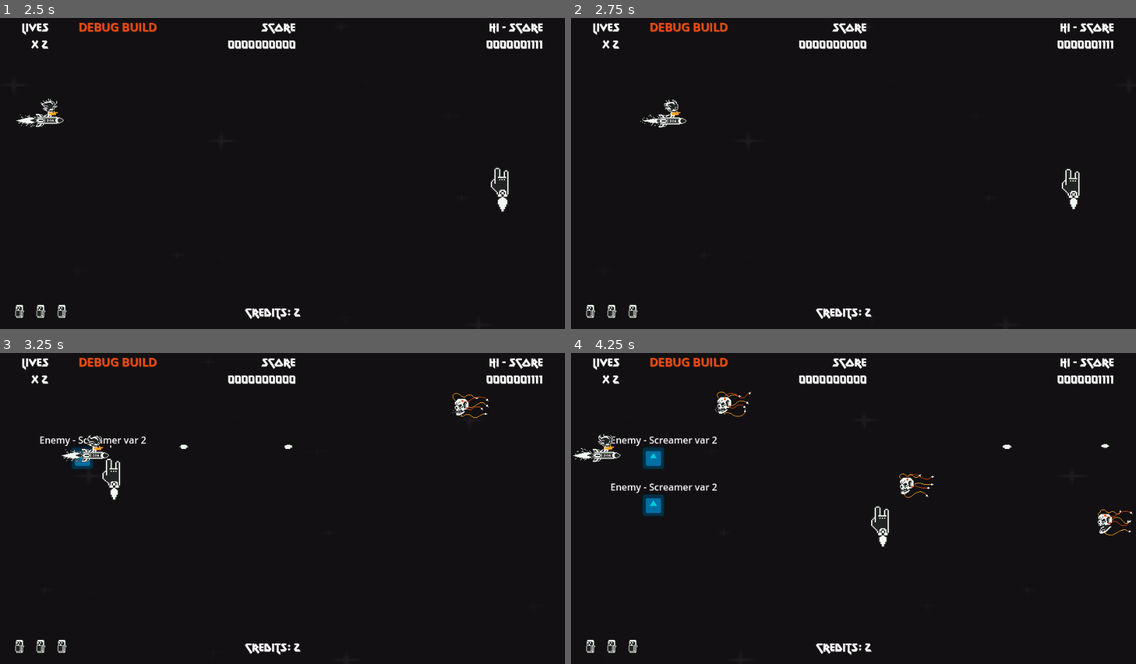
Above: before the commit, frames 1-4 (two rows, left to right).
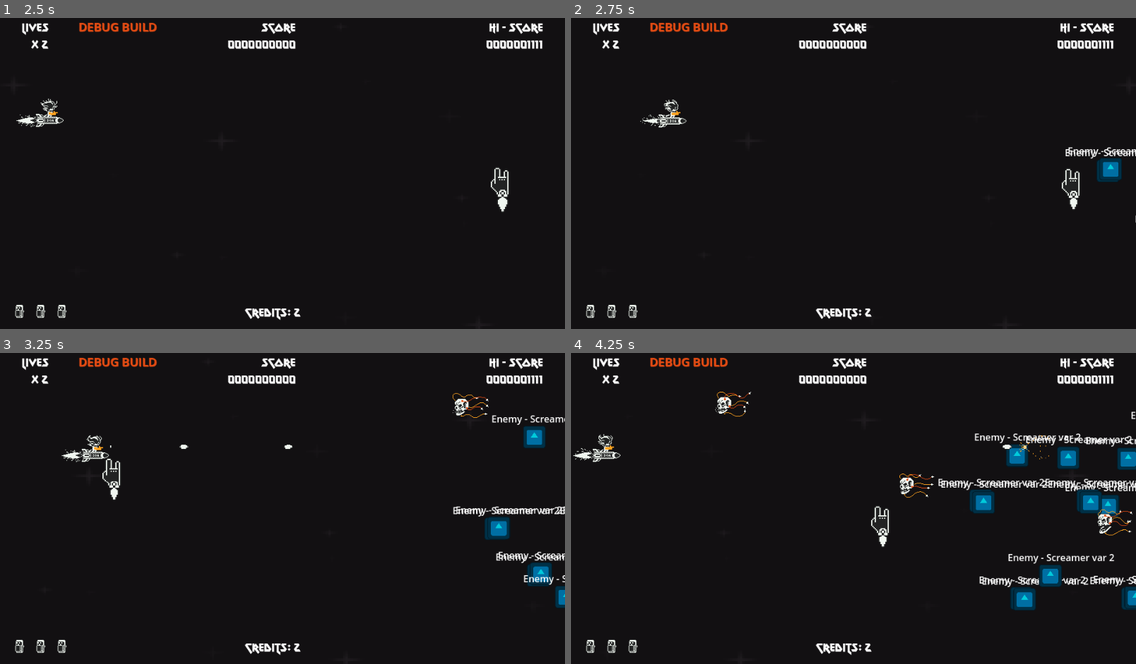
Above: after the commit, the same moments.

Repository: rnakkas/GodotSandbox
Game: Godot game, scene res://ShmupSandbox/Main/Scenes/main.tscn
The game is run twice, just before and just after one commit, with the same random seed, the same clock (stepped at 60 frames per second) and the same inputs. The engine's default icon, where the game draws it, is replaced by a stand-in: a white triangle on a blue panel in a dark square.
Inputs (mouse positions are in pixels of both pictures, inside the frame that each line leads up to):
- Up to frame 1 (2.5 s): tap Enter (ui_accept) at 0.5, 0.77, 1.25, 1.52 s; move the mouse to (254, 232) at 0.52 s; hold W (move_up) 0.53-2 s; tap 0 at 0.6, 1.55 s; move the mouse to (452, 217) at 1.27 s; tap Shift (bomb) at 1.35 s; click "Play" at 2 s
- Up to frame 2 (2.75 s): no input
- Up to frame 3 (3.25 s): move the mouse to (113, 458) at 2.77 s; hold A (move_left) from 2.78 s (still down); hold Space (shoot) from 2.78 s (still down); tap 0 at 3.05 s
- Up to frame 4 (4.25 s): keep holding A (move_left); move the mouse to (881, 505) at 3.52 s; release Space (shoot) at 3.53 s; tap 0 at 3.6 s; tap Enter (ui_accept) at 3.77 s

Frame 1 is identical in both runs. In frame 2, 0.6% of the frame differs, in the area x 87-100%, y 41-66%; in frame 3, 2.1%; in frame 4, 5.2%, in the area x 7-100%, y 18-83%.

Commit message:
enemy-path: i think i got it working...

Diff:
--- a/ShmupSandbox/Autoloads/game_manager.gd
+++ b/ShmupSandbox/Autoloads/game_manager.gd
@@ -6,6 +6,17 @@
 # Used to track player locaiton for attacks
 ################################################
 var player : PlayerCat
+
+
+################################################
+#NOTE: Enemy paths
+################################################
+var enemy_path_sine_wave_1 : Path2D
+var enemy_path_sine_wave_2 : Path2D
+var enemy_path_sine_wave_3 : Path2D
+var enemy_path_sine_wave_4 : Path2D
+var enemy_path_sine_wave_5 : Path2D
+var enemy_path_sine_wave_6 : Path2D
 
 
 ################################################
--- a/ShmupSandbox/Autoloads/signals_bus.gd
+++ b/ShmupSandbox/Autoloads/signals_bus.gd
@@ -54,12 +54,4 @@
 
 signal spawn_enemy_screamer_1_event(sp : Vector2)
 
-signal spawn_enemy_screamer_2_event(sp : Vector2)
-
-
-
-################################################
-#NOTE:Spawning enemy paths
-################################################
-
-signal spawn_enemy_path_sine_event(sp : Vector2)
+signal spawn_enemy_screamer_2_event(path : Path2D)
--- a/ShmupSandbox/Debug/Scripts/debug_layer.gd
+++ b/ShmupSandbox/Debug/Scripts/debug_layer.gd
@@ -93,10 +93,13 @@
 		SignalsBus.spawn_enemy_screamer_1_event.emit(mouse_pos)
 
 	if Input.is_key_label_pressed(KEY_0): # Spawn enemy - Screamer var 2
-		# Keep x the same for this enemy since it follows a set path
-		var mouse_pos : Vector2 = Vector2(140.0, get_viewport().get_mouse_position().y)
-		SignalsBus.spawn_enemy_screamer_2_event.emit(mouse_pos)
-
-	if Input.is_key_label_pressed(KEY_F1): # Spawn enemy path - Sine
-		var mouse_pos : Vector2 = Vector2(140.0, get_viewport().get_mouse_position().y)
-		SignalsBus.spawn_enemy_path_sine_event.emit(mouse_pos)
+		SignalsBus.spawn_enemy_screamer_2_event.emit(GameManager.enemy_path_sine_wave_1)
+		await get_tree().create_timer(0.5).timeout
+		SignalsBus.spawn_enemy_screamer_2_event.emit(GameManager.enemy_path_sine_wave_2)
+		await get_tree().create_timer(0.5).timeout
+		SignalsBus.spawn_enemy_screamer_2_event.emit(GameManager.enemy_path_sine_wave_3)
+		SignalsBus.spawn_enemy_screamer_2_event.emit(GameManager.enemy_path_sine_wave_4)
+		await get_tree().create_timer(0.5).timeout
+		SignalsBus.spawn_enemy_screamer_2_event.emit(GameManager.enemy_path_sine_wave_5)
+		await get_tree().create_timer(0.5).timeout
+		SignalsBus.spawn_enemy_screamer_2_event.emit(GameManager.enemy_path_sine_wave_6)
--- a/ShmupSandbox/Enemies/EnemyPaths/enemy_path_sine_wave.tscn
+++ b/ShmupSandbox/Enemies/EnemyPaths/enemy_path_sine_wave.tscn
@@ -1,15 +1,10 @@
-[gd_scene load_steps=3 format=3 uid="uid://c0cxs131x4b0l"]
-
-[ext_resource type="PackedScene" uid="uid://csbgvaxupxds5" path="res://ShmupSandbox/Enemies/EnemyPaths/enemy_pathfollow_component.tscn" id="1_d21xr"]
+[gd_scene load_steps=2 format=3 uid="uid://c0cxs131x4b0l"]
 
 [sub_resource type="Curve2D" id="Curve2D_uj4bj"]
 _data = {
-"points": PackedVector2Array(77.333, 88.303, -77.333, -88.30 …(257 unchanged characters)… , -0.874008, -1.46601, 0.874008, -180, 0)
+"points": PackedVector2Array(77.333, 88.303, -77.333, -88.30 …(257 unchanged characters)… , -0.874008, -1.46601, 0.874008, -180, 0, 99.712, 105.664, -99.712, -105.664, -360, 0)
 }
-point_count = 8
+point_count = 9
 
 [node name="enemy_path_sine_wave" type="Path2D"]
 curve = SubResource("Curve2D_uj4bj")
-
-[node name="enemy_pathfollow_component" parent="." instance=ExtResource("1_d21xr")]
-position = Vector2(1080, 0)
--- a/ShmupSandbox/Enemies/Scenes/screamer_var_2.tscn
+++ b/ShmupSandbox/Enemies/Scenes/screamer_var_2.tscn
@@ -43,10 +43,16 @@
 "speed": 15.15
 }]
 
-[node name="screamer_var_2" type="Area2D"]
+[node name="screamer_var_2" type="PathFollow2D"]
+rotates = false
+loop = false
 script = ExtResource("1_patts")
 
-[node name="collider" type="CollisionShape2D" parent="."]
+[node name="hurtbox" type="Area2D" parent="."]
+collision_layer = 8
+collision_mask = 67
+
+[node name="collider" type="CollisionShape2D" parent="hurtbox"]
 shape = SubResource("CircleShape2D_bxwr7")
 debug_color = Color(0, 0.792157, 0.858824, 0.380392)
 
--- a/ShmupSandbox/Enemies/Scripts/screamer_var_2.gd
+++ b/ShmupSandbox/Enemies/Scripts/screamer_var_2.gd
@@ -1,10 +1,17 @@
-class_name ScreamerVar2 extends Area2D
+class_name ScreamerVar2 extends PathFollow2D
 
 @onready var sprite : AnimatedSprite2D = %sprite
 @onready var particles : CPUParticles2D = %CPUParticles2D
 
 @export var kill_score : int = 100
+@export var pathfollow_speed : float = 0.1
 
 ## TODO: Behaviour
 # Variant 2: Fly in a sine wave path from right to left
 # while shooting single projectile straight forward
+
+func _ready() -> void:
+	progress_ratio = 0.1
+
+func _process(delta: float) -> void:
+	progress_ratio += pathfollow_speed * delta
--- a/ShmupSandbox/Main/Scenes/game.tscn
+++ b/ShmupSandbox/Main/Scenes/game.tscn
@@ -1,10 +1,11 @@
-[gd_scene load_steps=6 format=3 uid="uid://b0ndt0kisoyg3"]
+[gd_scene load_steps=7 format=3 uid="uid://b0ndt0kisoyg3"]
 
 [ext_resource type="Script" uid="uid://cj0ffr545wyhi" path="res://ShmupSandbox/Main/Scripts/game.gd" id="1_f5mi8"]
 [ext_resource type="PackedScene" uid="uid://bxfke2pw5vqm1" path="res://ShmupSandbox/Main/Scenes/enemy_spawner.tscn" id="2_f46ya"]
 [ext_resource type="PackedScene" uid="uid://0pabuti51c45" path="res://ShmupSandbox/Enemies/Scenes/skulljack.tscn" id="3_f46ya"]
 [ext_resource type="PackedScene" uid="uid://boi3x6qa21wtr" path="res://ShmupSandbox/Main/Scenes/pickups_spawner.tscn" id="4_f46ya"]
 [ext_resource type="PackedScene" uid="uid://cd36pie1fwh40" path="res://ShmupSandbox/Main/Scenes/player_spawner.tscn" id="5_qwfjg"]
+[ext_resource type="PackedScene" uid="uid://c0cxs131x4b0l" path="res://ShmupSandbox/Enemies/EnemyPaths/enemy_path_sine_wave.tscn" id="6_qwfjg"]
 
 [node name="Game" type="Node2D"]
 process_mode = 1
@@ -32,7 +33,30 @@
 [node name="EnemiesContainer" type="Node2D" parent="."]
 
 [node name="EnemyPathsContainer" type="Node2D" parent="EnemiesContainer"]
+
+[node name="enemy_path_sine_wave_1" parent="EnemiesContainer/EnemyPathsContainer" instance=ExtResource("6_qwfjg")]
 unique_name_in_owner = true
+position = Vector2(0, 160)
+
+[node name="enemy_path_sine_wave_2" parent="EnemiesContainer/EnemyPathsContainer" instance=ExtResource("6_qwfjg")]
+unique_name_in_owner = true
+position = Vector2(107, 160)
+
+[node name="enemy_path_sine_wave_3" parent="EnemiesContainer/EnemyPathsContainer" instance=ExtResource("6_qwfjg")]
+unique_name_in_owner = true
+position = Vector2(0, 280)
+
+[node name="enemy_path_sine_wave_4" parent="EnemiesContainer/EnemyPathsContainer" instance=ExtResource("6_qwfjg")]
+unique_name_in_owner = true
+position = Vector2(182, 280)
+
+[node name="enemy_path_sine_wave_5" parent="EnemiesContainer/EnemyPathsContainer" instance=ExtResource("6_qwfjg")]
+unique_name_in_owner = true
+position = Vector2(0, 400)
+
+[node name="enemy_path_sine_wave_6" parent="EnemiesContainer/EnemyPathsContainer" instance=ExtResource("6_qwfjg")]
+unique_name_in_owner = true
+position = Vector2(107, 400)
 
 [node name="PowerupsContainer" type="Node2D" parent="."]
 
@@ -41,7 +65,7 @@
 [node name="ScoreFragmentsContainer" type="Node2D" parent="."]
 
 [connection signal="add_enemy_to_game" from="enemy_spawner" to="." method="_on_enemy_spawner_add_enemy_to_game"]
-[connection signal="add_path_to_game" from="enemy_spawner" to="." method="_on_enemy_spawner_add_path_to_game"]
+[connection signal="add_pathfollow_enemy_to_game" from="enemy_spawner" to="." method="_on_enemy_spawner_add_pathfollow_enemy_to_game"]
 [connection signal="add_powerup_to_game" from="PickupsSpawner" to="." method="_on_pickups_spawner_add_powerup_to_game"]
 [connection signal="add_score_fragment_to_game" from="PickupsSpawner" to="." method="_on_pickups_spawner_add_score_fragment_to_game"]
 [connection signal="add_score_item_to_game" from="PickupsSpawner" to="." method="_on_pickups_spawner_add_score_item_to_game"]
--- a/ShmupSandbox/Main/Scripts/enemy_spawner.gd
+++ b/ShmupSandbox/Main/Scripts/enemy_spawner.gd
@@ -22,7 +22,6 @@
 @export var enemy_scenes : Array[PackedScene] = []
 @export var sp_tolerance : float = 128
 
-
 ################################################
 #NOTE: Packed Scenes for enemies
 ################################################
@@ -31,19 +30,12 @@
 @export var screamer_1_PS : PackedScene = preload("res://ShmupSandbox/Enemies/Scenes/screamer_var_1.tscn")
 @export var screamer_2_PS : PackedScene = preload("res://ShmupSandbox/Enemies/Scenes/screamer_var_2.tscn")
 
-
-################################################
-#NOTE: Packed Scenes for enemy paths
-################################################
-@export var enemy_path_sine_PS : PackedScene = preload("res://ShmupSandbox/Enemies/EnemyPaths/enemy_path_sine_wave.tscn")
-
-
 ## Timer
 @onready var spawn_timer : Timer = $enemy_spawn_timer
 
 ## Custom signals
 signal add_enemy_to_game(enemy : Node2D)
-signal add_path_to_game(path : Path2D)
+signal add_pathfollow_enemy_to_game(enemy : PathFollow2D, path : Path2D)
 
 var sp_x : float
 var prev_sp : float
@@ -65,8 +57,6 @@
 	SignalsBus.spawn_enemy_screamer_1_event.connect(self._on_spawn_screamer_1_event)
 	SignalsBus.spawn_enemy_screamer_2_event.connect(self._on_spawn_screamer_2_event)
 
-	SignalsBus.spawn_enemy_path_sine_event.connect(self._on_spawn_enemy_path_sine_event)
-
 
 func _on_spawn_doomboard_event(sp : Vector2) -> void:
 	_instantiate_enemy(doomboard_PS, sp)
@@ -77,12 +67,8 @@
 func _on_spawn_screamer_1_event(sp : Vector2) -> void:
 	_instantiate_enemy(screamer_1_PS, sp)
 
-func _on_spawn_screamer_2_event(sp : Vector2) -> void:
-	_instantiate_enemy(screamer_2_PS, sp)
-
-
-func _on_spawn_enemy_path_sine_event(sp : Vector2) -> void:
-	_instantiate_enemy_path(enemy_path_sine_PS, sp)
+func _on_spawn_screamer_2_event(path : Path2D) -> void:
+	_instantiate_pathfollow_enemy(screamer_2_PS, path)
 
 
 func _instantiate_enemy(enemy_scene: PackedScene, sp : Vector2) -> void:
@@ -90,11 +76,10 @@
 	enemy_instance.global_position = sp
 	add_enemy_to_game.emit(enemy_instance)
 
+func _instantiate_pathfollow_enemy(enemy_scene : PackedScene, path : Path2D) -> void:
+	var enemy_instance : PathFollow2D = enemy_scene.instantiate()
+	add_pathfollow_enemy_to_game.emit(enemy_instance, path)
 
-func _instantiate_enemy_path(path_scene : PackedScene, sp : Vector2) -> void:
-	var path_instance : Path2D = path_scene.instantiate()
-	path_instance.global_position = sp
-	add_path_to_game.emit(path_instance)
 
 ####################################
 ####################################
--- a/ShmupSandbox/Main/Scripts/game.gd
+++ b/ShmupSandbox/Main/Scripts/game.gd
@@ -1,17 +1,30 @@
 class_name Game extends Node2D
 
-## Spawners
+################################################
+# NOTE: Spawners
+################################################
 @onready var player_spawner_node : PlayerSpawner = $player_spawner
 @onready var pickups_spanwer_node : PickupsSpanwer = $PickupsSpawner
 
-## Containers
+################################################
+# NOTE: Containers
+################################################
 @onready var player_projectiles_container : Node2D = $PlayerProjectilesContainer
 @onready var player_bombs_container : Node2D = $PlayerBombsContainer
 @onready var enemies_container : Node2D = $EnemiesContainer
-@onready var enemy_paths_container : Node2D = %EnemyPathsContainer
 @onready var powerups_container : Node2D = $PowerupsContainer
 @onready var score_items_container : Node2D = $ScoreItemsContainer
 @onready var score_fragments_container : Node2D = $ScoreFragmentsContainer
+
+################################################
+# NOTE: Enemy paths
+################################################
+@onready var enemy_path_sine_wave_1 : Path2D = %enemy_path_sine_wave_1
+@onready var enemy_path_sine_wave_2 : Path2D = %enemy_path_sine_wave_2
+@onready var enemy_path_sine_wave_3 : Path2D = %enemy_path_sine_wave_3
+@onready var enemy_path_sine_wave_4 : Path2D = %enemy_path_sine_wave_4
+@onready var enemy_path_sine_wave_5 : Path2D = %enemy_path_sine_wave_5
+@onready var enemy_path_sine_wave_6 : Path2D = %enemy_path_sine_wave_6
 
 
 ## Shot limits
@@ -23,8 +36,10 @@
 # NOTE: Ready
 ################################################
 func _ready() -> void:
+	player_spawner_node.spawn_player_sprite("spawn") ## play spawn animation for player
 	_connect_to_signals()
-	player_spawner_node.spawn_player_sprite("spawn") ## play spawn animation for player
+	_register_enemy_paths()
+
 
 func _connect_to_signals() -> void:
 	SignalsBus.shot_limit_updated_event.connect(self._on_shot_limit_updated)
@@ -32,14 +47,22 @@
 	SignalsBus.player_bombing_event.connect(self._on_player_bombing)
 
 
-func _on_shot_limit_updated(limit : int) -> void:
-	shot_limit = limit
-
+func _register_enemy_paths() -> void:
+	GameManager.enemy_path_sine_wave_1 = enemy_path_sine_wave_1
+	GameManager.enemy_path_sine_wave_2 = enemy_path_sine_wave_2
+	GameManager.enemy_path_sine_wave_3 = enemy_path_sine_wave_3
+	GameManager.enemy_path_sine_wave_4 = enemy_path_sine_wave_4
+	GameManager.enemy_path_sine_wave_5 = enemy_path_sine_wave_5
+	GameManager.enemy_path_sine_wave_6 = enemy_path_sine_wave_6
 
 
 ################################################
 # NOTE: Player shooting
 ################################################
+func _on_shot_limit_updated(limit : int) -> void:
+	shot_limit = limit
+
+
 func _on_player_shooting(bullets_list : Array[PlayerBullet]) -> void:
 	for bullet : PlayerBullet in bullets_list:
 		# Track the active shots and use this to enforce shot limit
@@ -75,12 +98,8 @@
 func _on_enemy_spawner_add_enemy_to_game(enemy:Node2D) -> void:
 	enemies_container.call_deferred("add_child", enemy)
 
-
-################################################
-# NOTE: Spawning enemy paths
-################################################
-func _on_enemy_spawner_add_path_to_game(path:Path2D) -> void:
-	enemy_paths_container.call_deferred("add_child", path)
+func _on_enemy_spawner_add_pathfollow_enemy_to_game(enemy:PathFollow2D, path:Path2D) -> void:
+	path.call_deferred("add_child", enemy)
 
 
 ################################################
